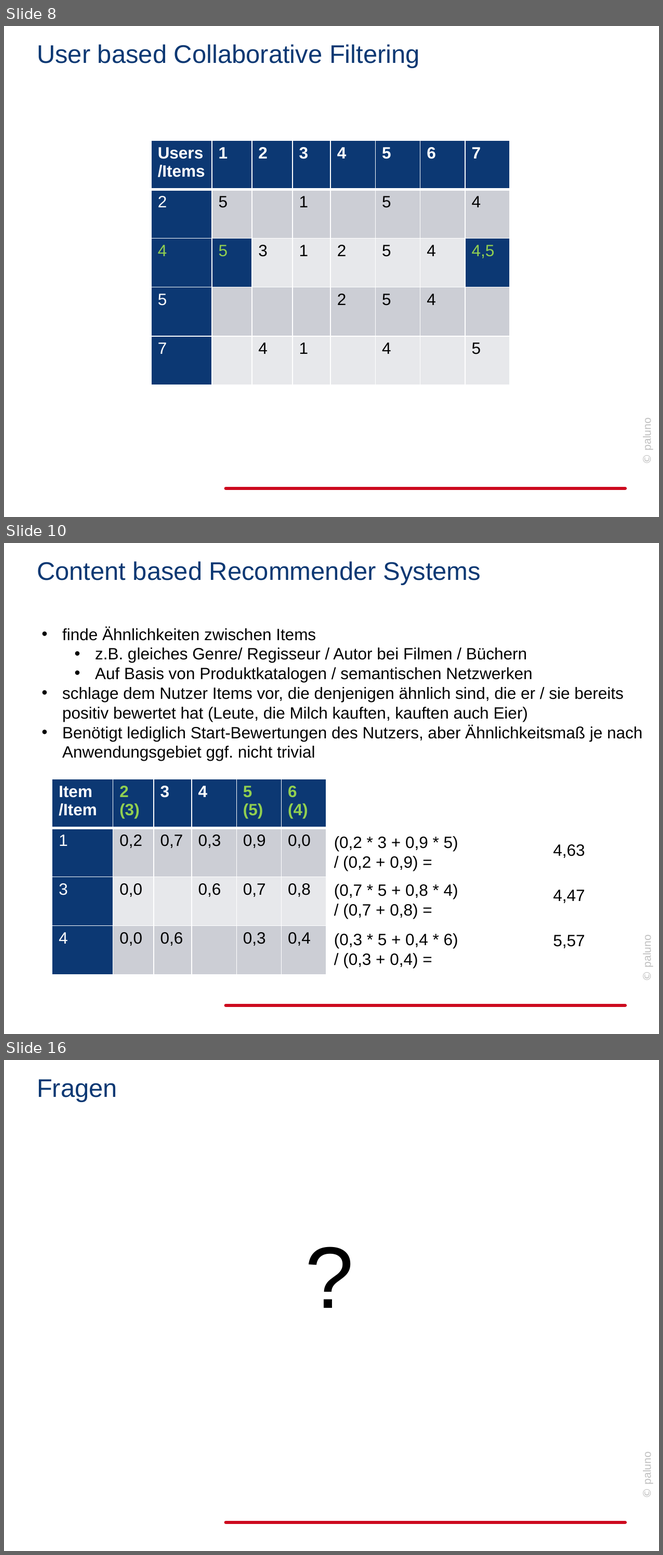
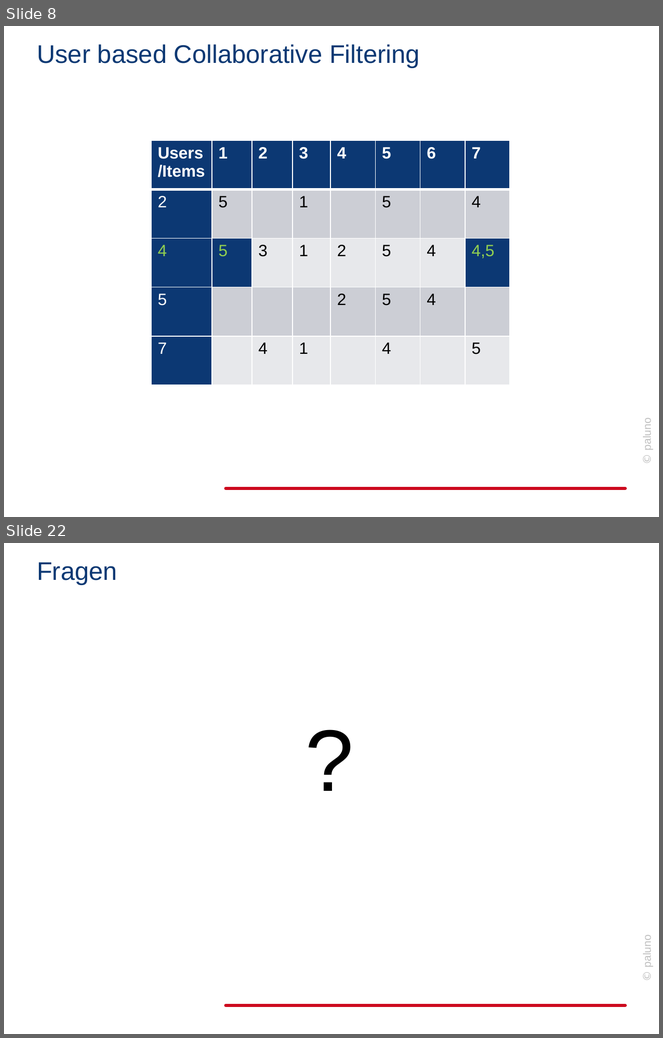
Before and after one commit to jabuettner/citavi, a slide deck: Diss (repo)/Recommender.pptx. Shown one above the other, each under a label of ours: slides 8, 10 and 16 before the commit, slides 8 and 22 after it; the slides between them are not shown. The pictures are 663x1555 and 663x1038 pixels, drawn with LibreOffice and Linux fonts; fonts in the diff are those of the drawing; background and template pictures are left out. Boxes give left, top, right and bottom in pixels: in the first picture for what was removed or moved away, otherwise in the second. Text is boxed around its words. In the diff, an @@ line names an element or a change of style, - is before the commit and + after.

```diff
--- a/Diss (repo)/Recommender.pptx
+++ b/Diss (repo)/Recommender.pptx
@@ slide 10 removed at (4, 543, 659, 1034), background #FFFFFF; not listed: 2 template elements that a slide beside it also shows @@
@@ title removed at (37, 561, 481, 585) @@
-Content based Recommender Systems
@@ text removed at (62, 627, 643, 761) @@
-• finde Ähnlichkeiten zwischen Items
-  • z.B. gleiches Genre/ Regisseur / Autor bei Filmen / Büchern
-  • Auf Basis von Produktkatalogen / semantischen Netzwerken
-• schlage dem Nutzer Items vor, die denjenigen ähnlich sind, die er / sie bereits positiv bewertet hat (Leute, die Milch kauften, kauften auch Eier)
-• Benötigt lediglich Start-Bewertungen des Nutzers, aber Ähnlichkeitsmaß je nach Anwendungsgebiet ggf. nicht trivial
@@ table removed at (52, 779, 326, 975), 4 rows, 6 columns @@
-Item / /Item | 2 / (3) | 3 | 4 | 5 / (5) | 6 / (4)
-1 | 0,2 | 0,7 | 0,3 | 0,9 | 0,0
-3 | 0,0 |  | 0,6 | 0,7 | 0,8
-4 | 0,0 | 0,6 |  | 0,3 | 0,4
@@ text removed at (334, 836, 458, 871) @@
-(0,2 * 3 + 0,9 * 5)
-/ (0,2 + 0,9) =
@@ text removed at (553, 845, 585, 858) @@
-4,63
@@ text removed at (334, 884, 458, 919) @@
-(0,7 * 5 + 0,8 * 4)
-/ (0,7 + 0,8) =
@@ text removed at (553, 890, 585, 903) @@
-4,47
@@ text removed at (334, 934, 458, 968) @@
-(0,3 * 5 + 0,4 * 6)
-/ (0,3 + 0,4) =
@@ text removed at (553, 935, 585, 949) @@
-5,57
@@ what was slide 16 is now slide 22 @@
```
Also in this commit, not shown: 5 slides changed, 12 slides added, 10 other slides removed, 5 other files.
